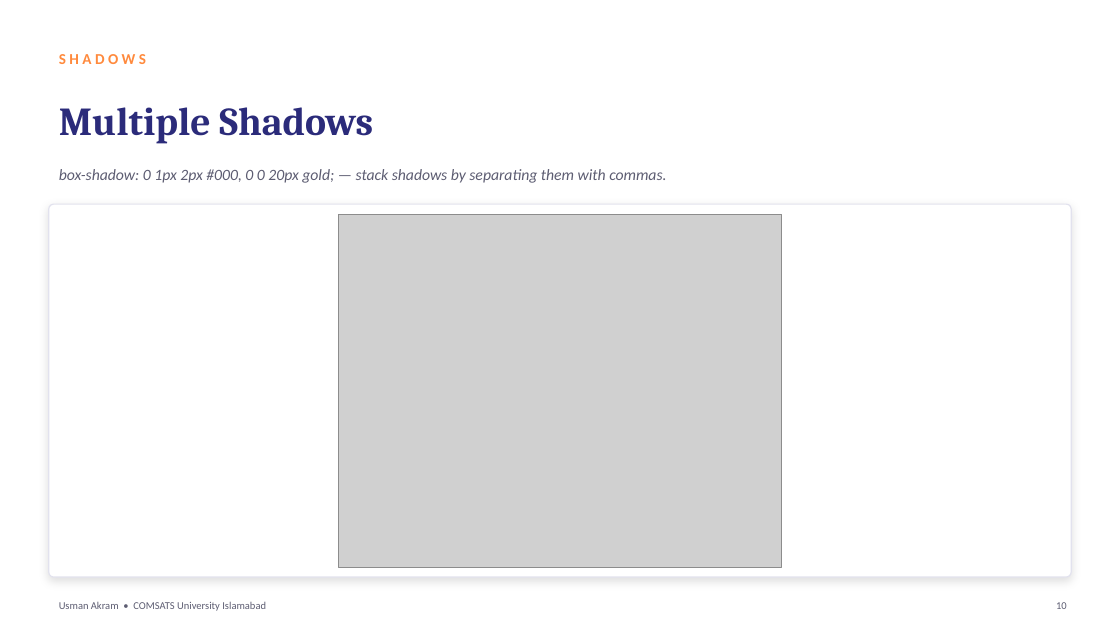
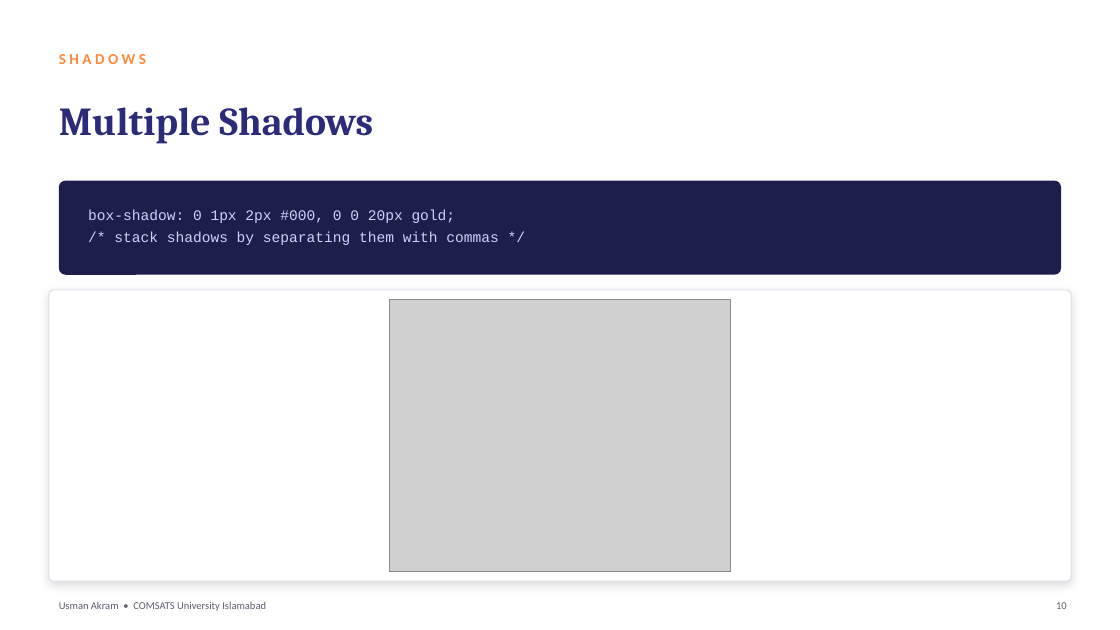
Before and after one commit to mua22/mern-web-book, a slide deck: slide 10 of slides/CSC336-Lecture-08-CSS3-Features.pptx. Drawn at 1120x630 pixels with LibreOffice and Linux fonts; fonts in the diff are those of the drawing; grey boxes stand for pictures. Boxes give left, top, right and bottom in pixels: in the first picture for what was removed or moved away, otherwise in the second. Text is boxed around its words. In the diff, an @@ line names an element or a change of style, - is before the commit and + after.

```diff
--- a/slides/CSC336-Lecture-08-CSS3-Features.pptx
+++ b/slides/CSC336-Lecture-08-CSS3-Features.pptx
@@ rounded rectangle added at (x1=59, y1=181, x2=1061, y2=275), fill #1E1E4C @@
@@ text at (x1=88, y1=209, x2=498, y2=245): text changed; size 13.5 to 12.5 pt; font Calibri to Courier New; text colour #5D5D72 to #C9D3F5; italic off @@
-box-shadow: 0 1px 2px #000, 0 0 20px gold; — stack shadows by separating them with commas.
+box-shadow: 0 1px 2px #000, 0 0 20px gold;
+/* stack shadows by separating them with commas */
@@ text "box-shadow: 0 1px 2px #000, ..." at (x1=88, y1=209, x2=498, y2=245): vertical alignment middle to top @@
@@ rounded rectangle resized from (x1=49, y1=204, x2=1071, y2=577) to (x1=49, y1=290, x2=1071, y2=581) @@
@@ rounded rectangle at (x1=49, y1=290, x2=1071, y2=581): proportions changed @@
@@ picture resized from (x1=339, y1=214, x2=782, y2=567) to (x1=390, y1=300, x2=731, y2=571) @@
```
Also in this commit, not shown: 11 other slides changed, 2 other files.
